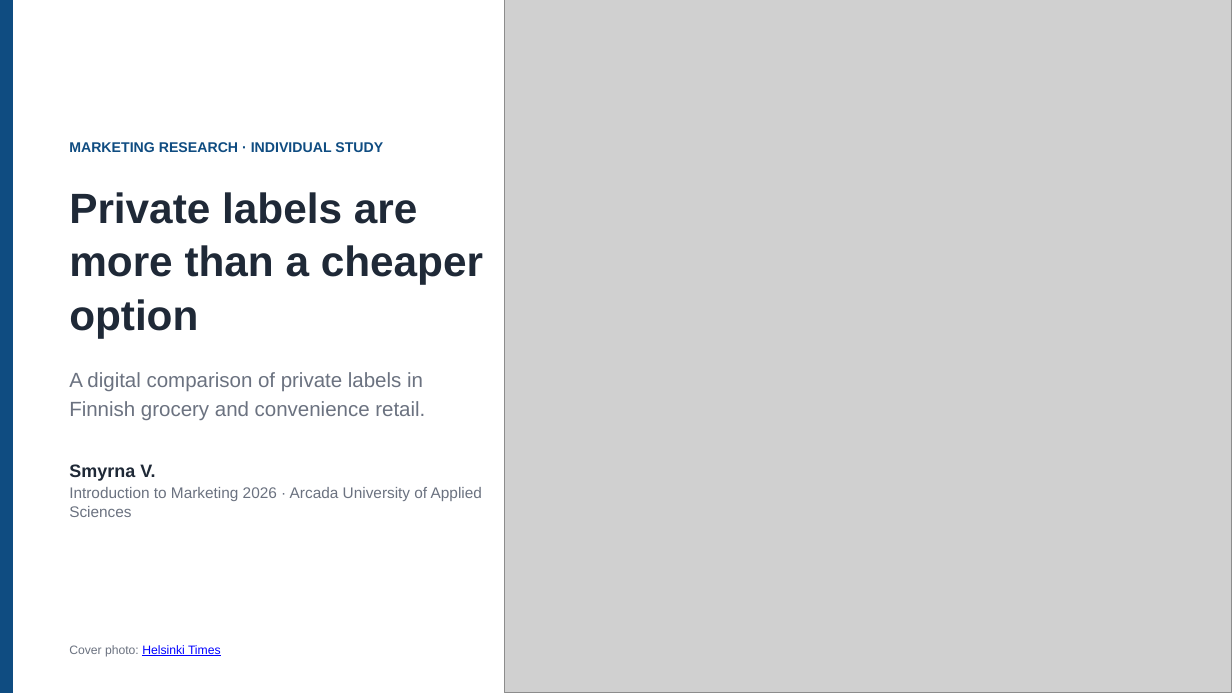
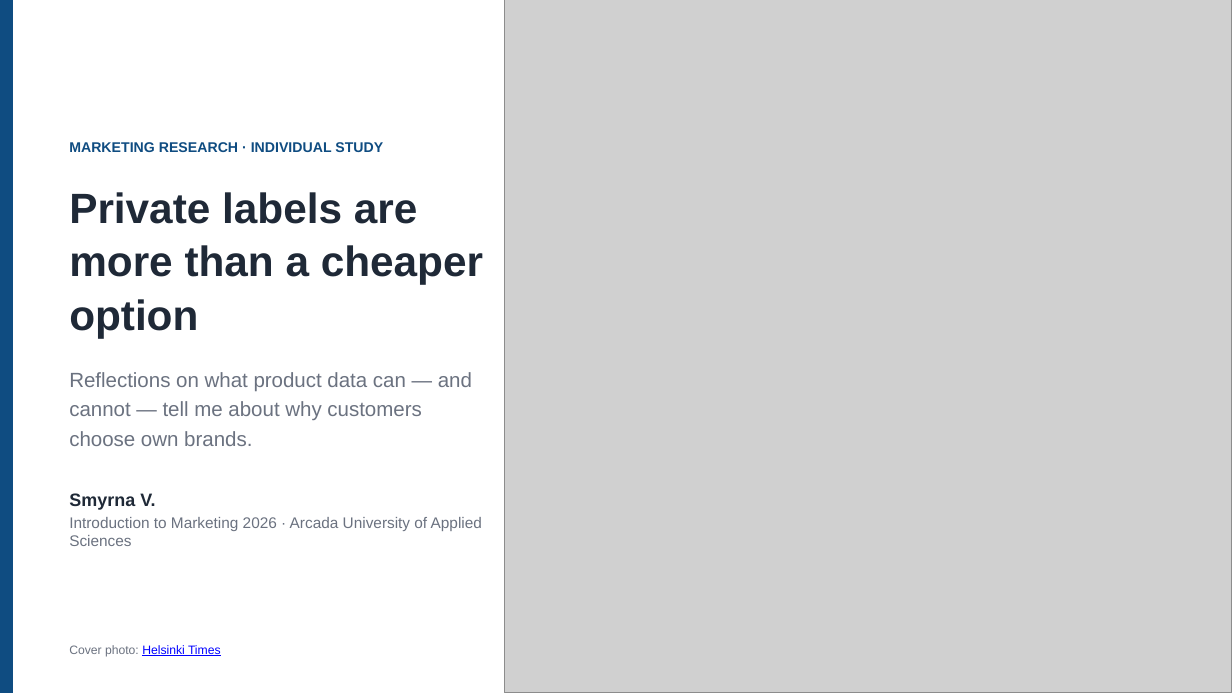
Before and after one commit to smyrnav/arcada-coursework, a slide deck: slide 1 of 2026-autumn/introduction-to-marketing/private-label-retail-analytics/presentation/presentation.pptx. Drawn at 1232x693 pixels with LibreOffice and Linux fonts; fonts in the diff are those of the drawing; grey boxes stand for pictures. Boxes give left, top, right and bottom in pixels: in the first picture for what was removed or moved away, otherwise in the second. Text is boxed around its words. In the diff, an @@ line names an element or a change of style, - is before the commit and + after.

Commit message:
Rebuild presentation as reflection: 10 slides, findings framed as surprises and lessons

```diff
--- a/2026-autumn/introduction-to-marketing/private-label-retail-analytics/presentation/presentation.pptx
+++ b/2026-autumn/introduction-to-marketing/private-label-retail-analytics/presentation/presentation.pptx
@@ text at (69,372,472,446): text changed @@
-A digital comparison of private labels in Finnish grocery and convenience retail.
+Reflections on what product data can — and cannot — tell me about why customers choose own brands.
```
Also in this commit, not shown: 4 other slides changed, 5 slides added, 9 slides removed, 2 other files.
